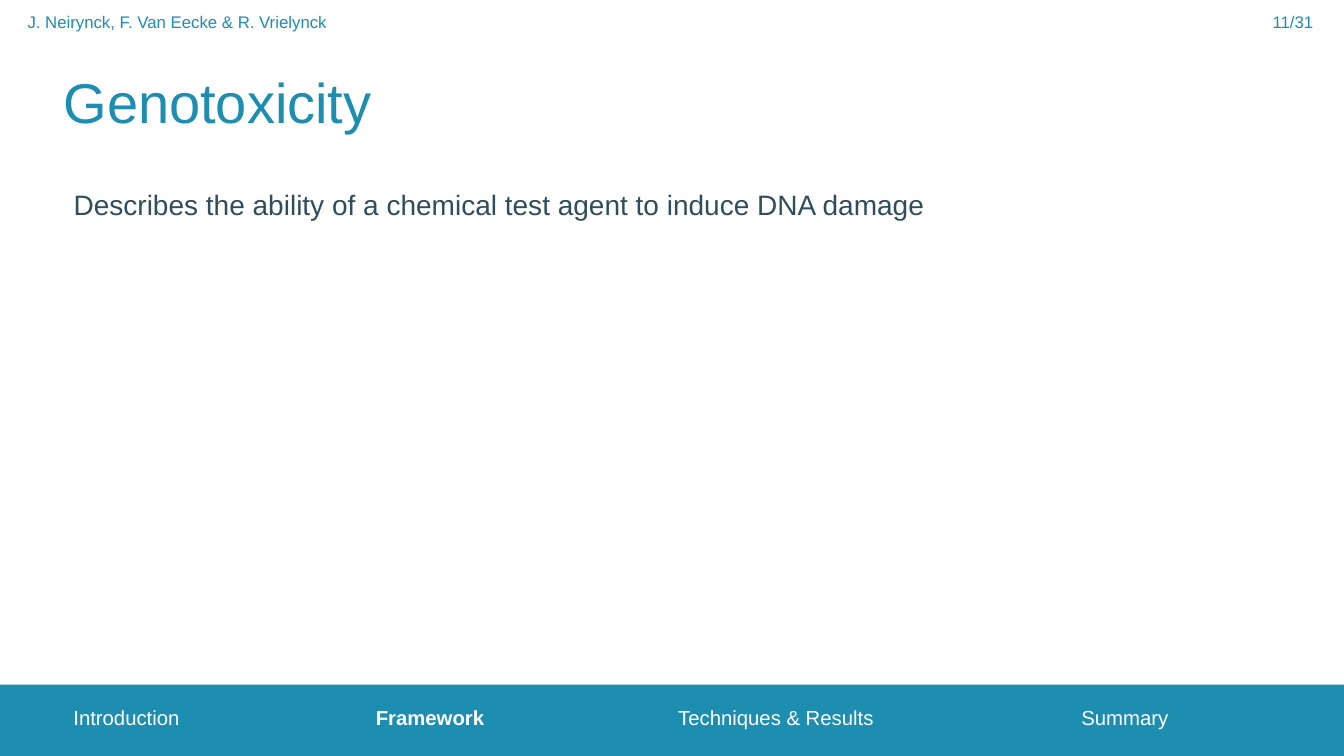
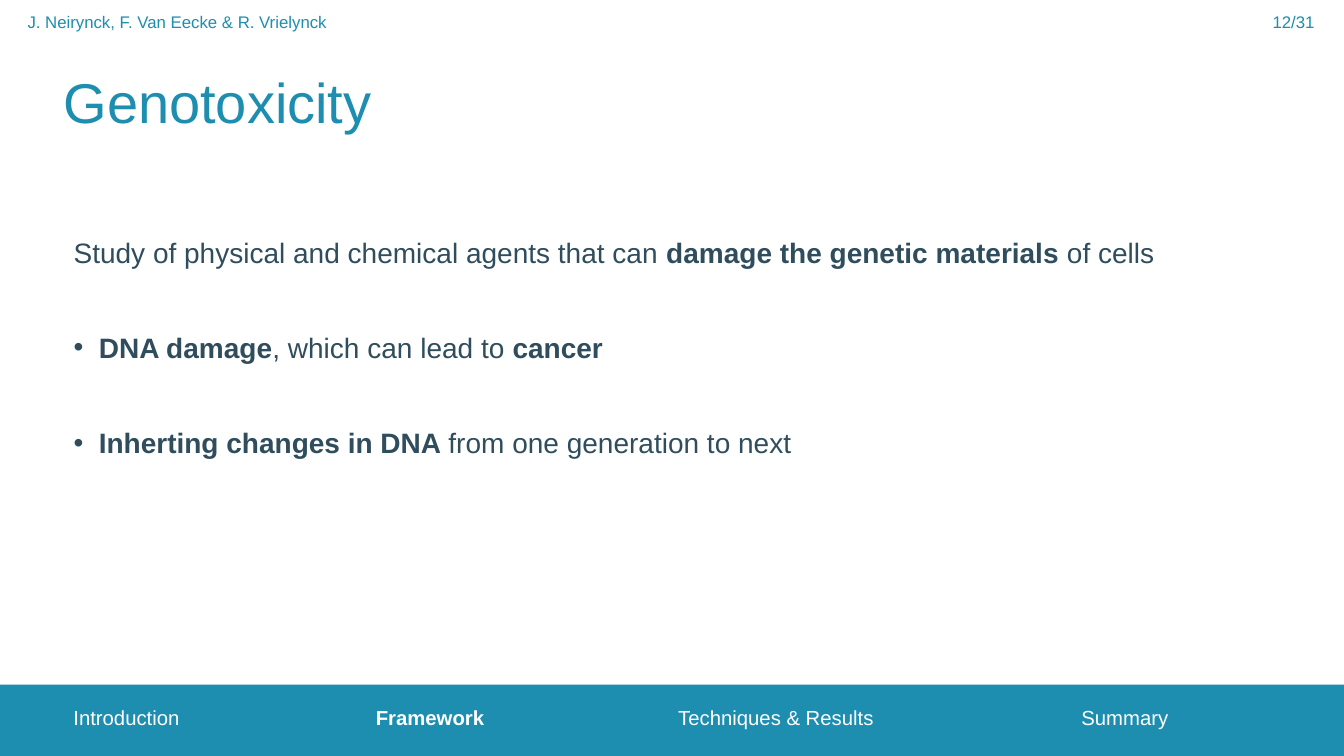
Before and after one commit to FrederikVanEecke/PresentationClusters, a slide deck: slide 12 of NanoparticleToxicity.pptx (slide 11 before the commit). Drawn at 1344x756 pixels with LibreOffice and Linux fonts; fonts in the diff are those of the drawing; background and template pictures are left out. Boxes give left, top, right and bottom in pixels: in the first picture for what was removed or moved away, otherwise in the second. Text is boxed around its words. In the diff, an @@ line names an element or a change of style, - is before the commit and + after.

```diff
--- a/NanoparticleToxicity.pptx
+++ b/NanoparticleToxicity.pptx
@@ page number at (1273, 16, 1315, 28): text changed @@
-11/31
+12/31
@@ text at (74, 242, 1154, 458): text changed @@
-Describes the ability of a chemical test agent to induce DNA damage
+Study of physical and chemical agents that can damage the genetic materials of cells
+• DNA damage, which can lead to cancer
+• Inherting changes in DNA from one generation to next
```
Also in this commit, not shown: 1 other slide changed, 5 slides added.
